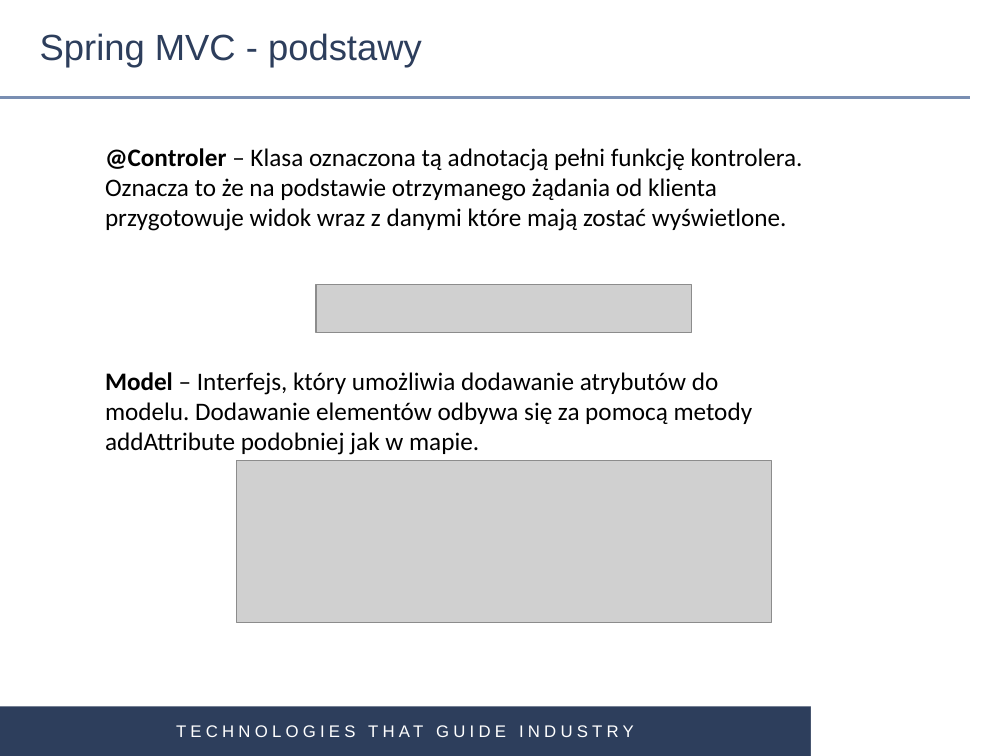
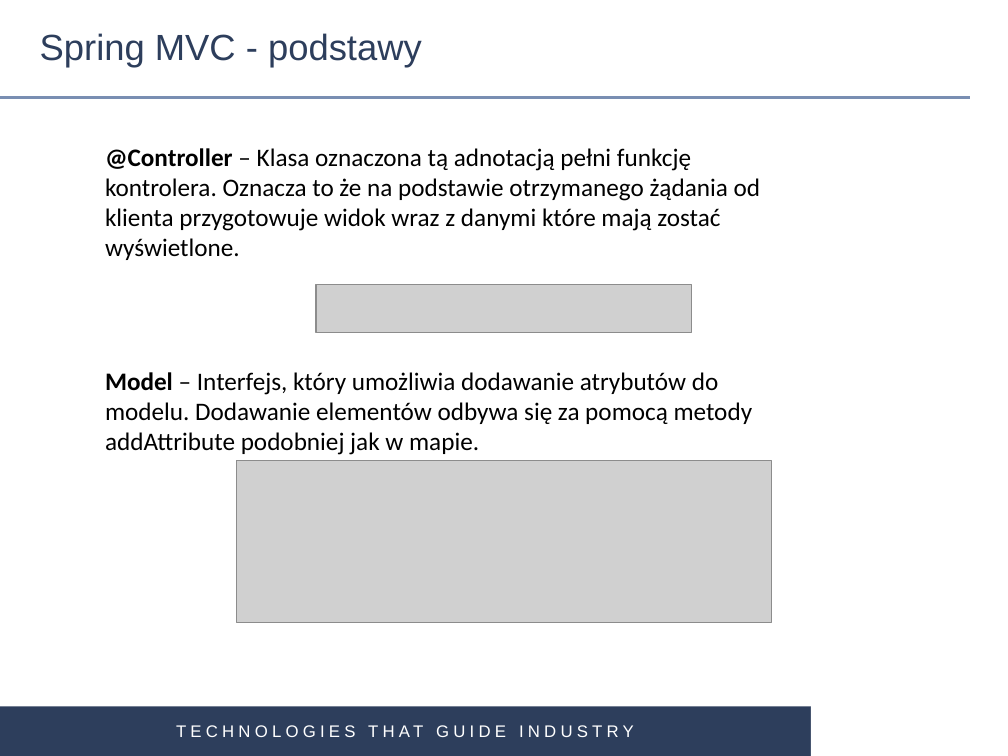
Before and after one commit to gardian91/SPRING_MVC-PSK, a slide deck: slide 7 of Spring MVC.pptx. Drawn at 1008x756 pixels with LibreOffice and Linux fonts; fonts in the diff are those of the drawing; grey boxes stand for pictures; background and template pictures are left out. Boxes give left, top, right and bottom in pixels: in the first picture for what was removed or moved away, otherwise in the second. Text is boxed around its words. In the diff, an @@ line names an element or a change of style, - is before the commit and + after.

```diff
--- a/Spring MVC.pptx
+++ b/Spring MVC.pptx
@@ text at [105,148,761,260]: text changed @@
-@Controler – Klasa oznaczona tą adnotacją pełni funkcję kontrolera. Oznacza to że na podstawie otrzymanego żądania od klienta przygotowuje widok wraz z danymi które mają zostać wyświetlone.
+@Controller – Klasa oznaczona tą adnotacją pełni funkcję kontrolera. Oznacza to że na podstawie otrzymanego żądania od klienta przygotowuje widok wraz z danymi które mają zostać wyświetlone.
```
Also in this commit, not shown: 5 other slides changed, 1 slide added, 5 other files.
